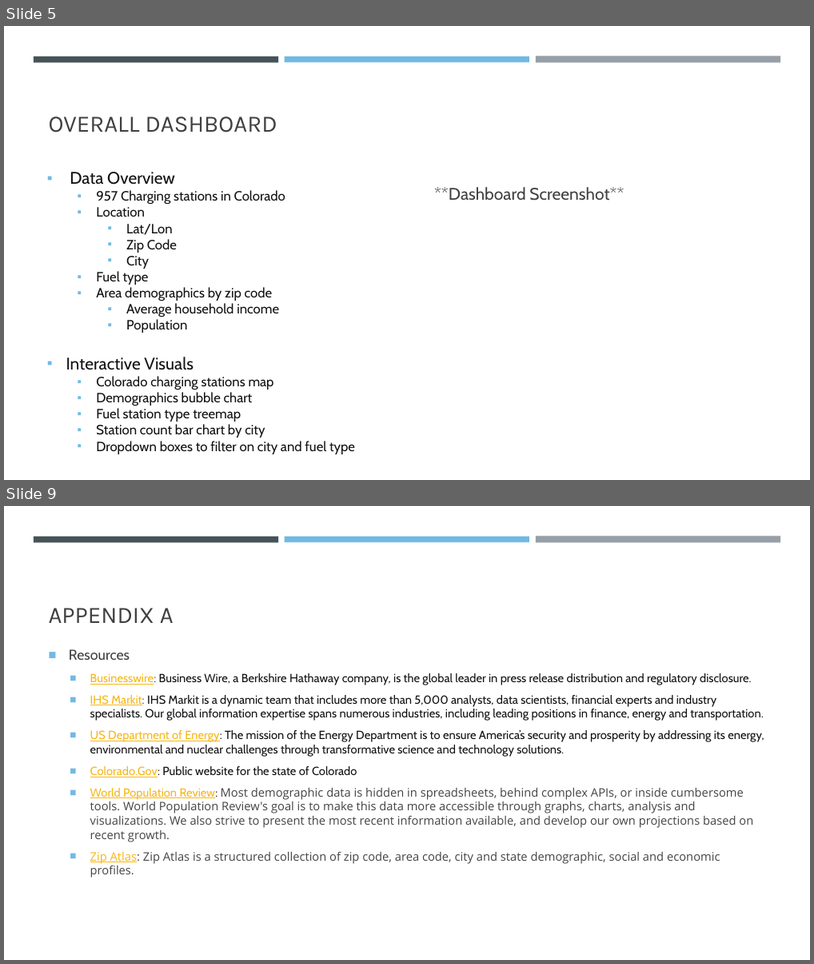
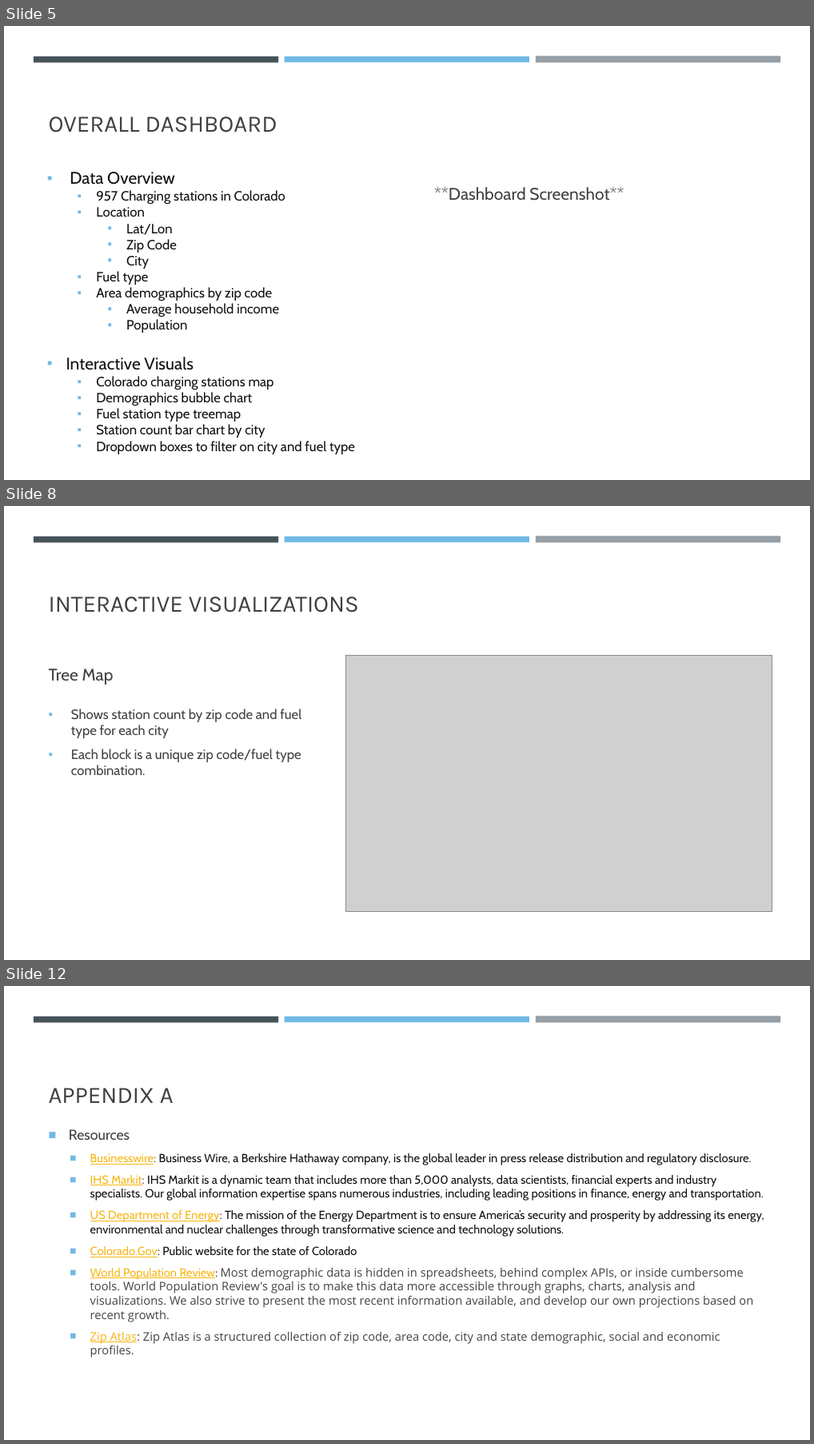
Before and after one commit to gabeo13/Colorado-Alternative-Fuel, a slide deck: Alternative Fuel Station Project.pptx. Shown one above the other, each under a label of ours: slides 5 and 9 before the commit, slides 5, 8 and 12 after it; the slides between them are not shown. The pictures are 814x964 and 814x1444 pixels, drawn with LibreOffice and Linux fonts; fonts in the diff are those of the drawing; grey boxes stand for pictures. Boxes give left, top, right and bottom in pixels: in the first picture for what was removed or moved away, otherwise in the second. Text is boxed around its words. In the diff, an @@ line names an element or a change of style, - is before the commit and + after.

```diff
--- a/Alternative Fuel Station Project.pptx
+++ b/Alternative Fuel Station Project.pptx
@@ slide 8 added at [4,506,810,960], background #FFFFFF; not listed: 3 template elements that a slide beside it also shows @@
@@ title added at [49,596,359,612], 28 pt, text #404040 @@
+INTERACTIVE VISUALIZATIONS
@@ text added at [49,668,114,684], 20 pt, text #404040 @@
+Tree Map
@@ picture added at [346,655,772,912] @@
@@ text added at [71,708,302,775], 16 pt, text #404040 @@
+▪ Shows station count by zip code and fuel type for each city
+▪ Each block is a unique zip code/fuel type combination.
@@ what was slide 9 is now slide 12 @@
```
Also in this commit, not shown: 3 slides changed, 3 other slides added, 1 slide removed, 1 other file.
